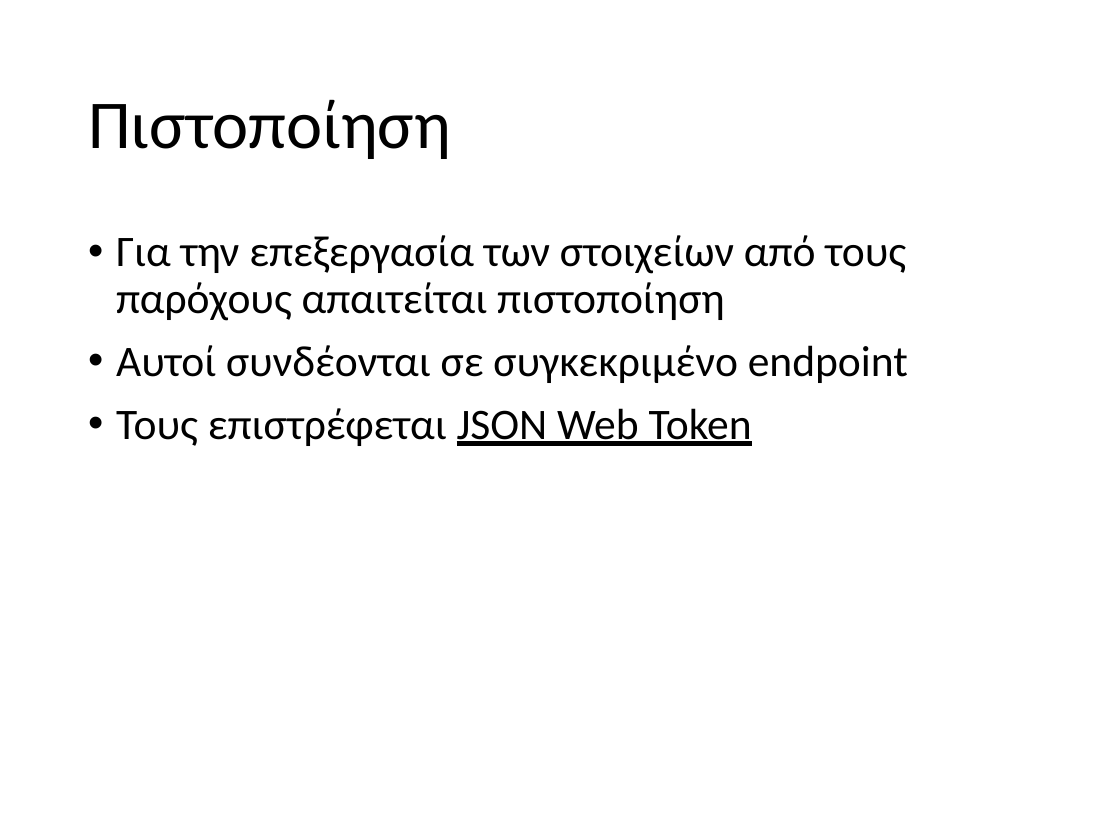
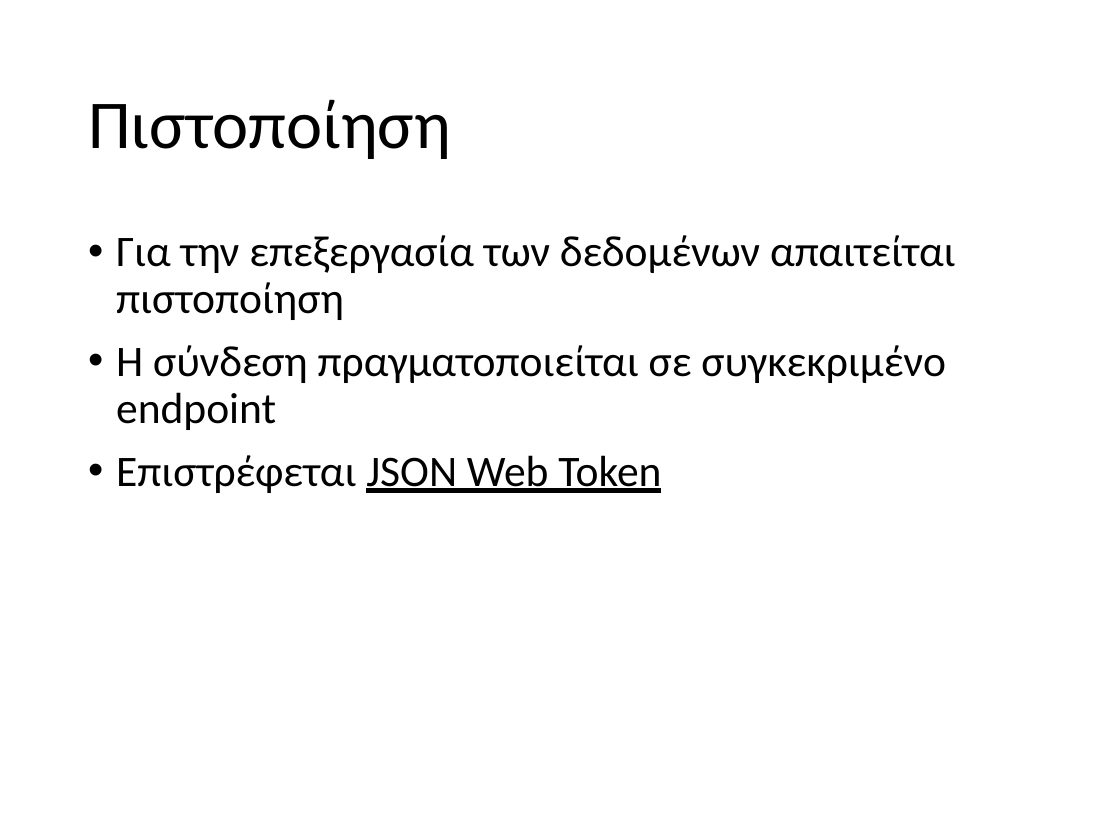
Before and after one commit to staks1/networkApi, a slide deck: slide 8 of Final.pptx (slide 7 before the commit). Drawn at 1120x840 pixels with LibreOffice and Linux fonts; fonts in the diff are those of the drawing. Boxes give left, top, right and bottom in pixels: in the first picture for what was removed or moved away, otherwise in the second. Text is boxed around its words. In the diff, an @@ line names an element or a change of style, - is before the commit and + after.

```diff
--- a/Final.pptx
+++ b/Final.pptx
@@ text at box(116, 235, 956, 493): text changed @@
-• Για την επεξεργασία των στοιχείων από τους παρόχους απαιτείται πιστοποίηση
-• Αυτοί συνδέονται σε συγκεκριμένο endpoint
-• Τους επιστρέφεται JSON Web Token
+• Για την επεξεργασία των δεδομένων απαιτείται πιστοποίηση
+• Η σύνδεση πραγματοποιείται σε συγκεκριμένο endpoint
+• Επιστρέφεται JSON Web Token
```
Also in this commit, not shown: 3 other slides changed, 8 slides added, 1 slide removed, 7 other files.
